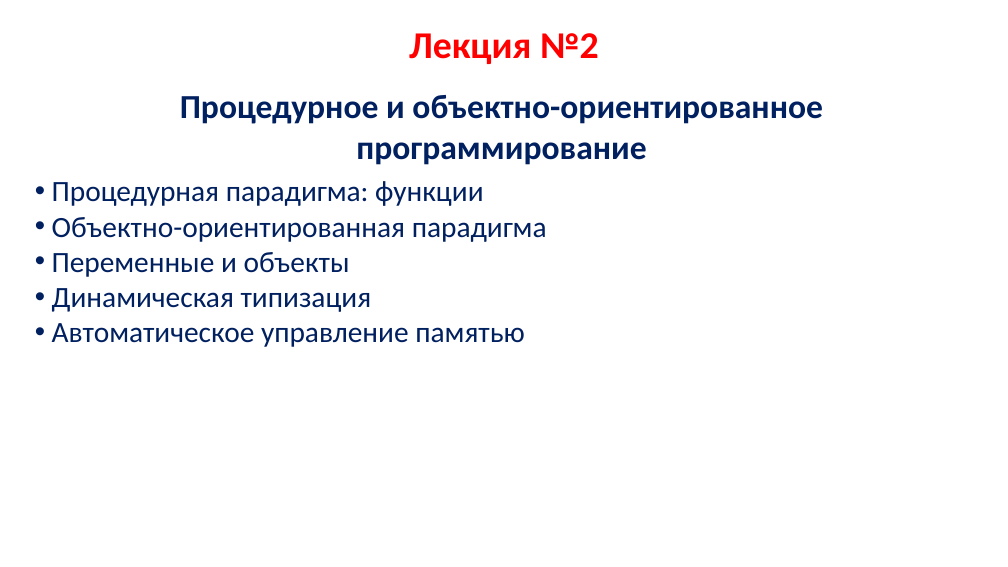
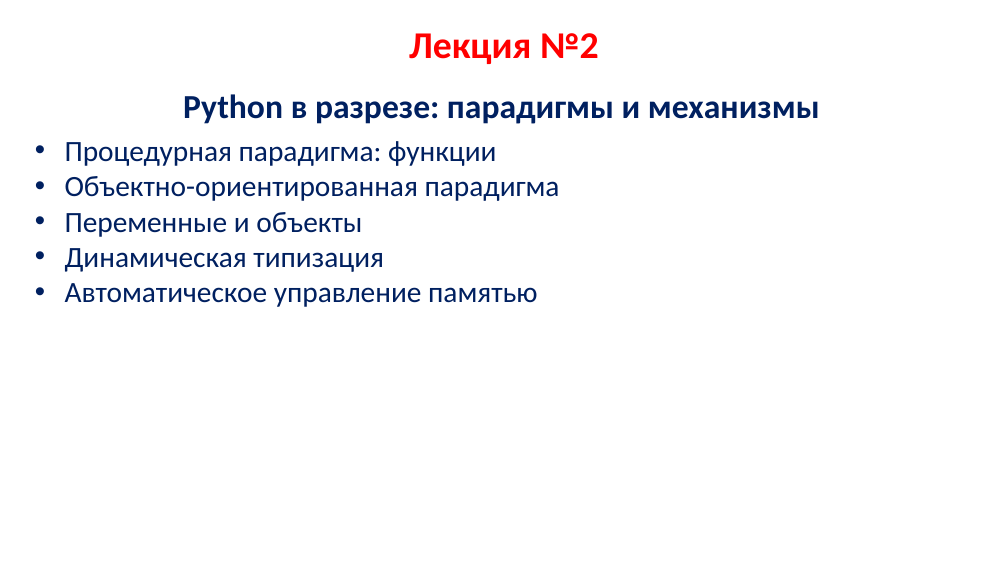
Before and after one commit to cclauss/PythonCourseSTM, a slide deck: slide 1 of Lectures/py_lec_2.pptx. Drawn at 1008x567 pixels with LibreOffice and Linux fonts; fonts in the diff are those of the drawing; background and template pictures are left out. Boxes give left, top, right and bottom in pixels: in the first picture for what was removed or moved away, otherwise in the second. Text is boxed around its words. In the diff, an @@ line names an element or a change of style, - is before the commit and + after.

```diff
--- a/Lectures/py_lec_2.pptx
+++ b/Lectures/py_lec_2.pptx
@@ text at (183,94,820,124): text changed @@
-Процедурное и объектно-ориентированное программирование
+Python в разрезе: парадигмы и механизмы
@@ text at (65,141,560,307): indent changed @@
```
Also in this commit, not shown: 3 other slides changed, 2 other files.
